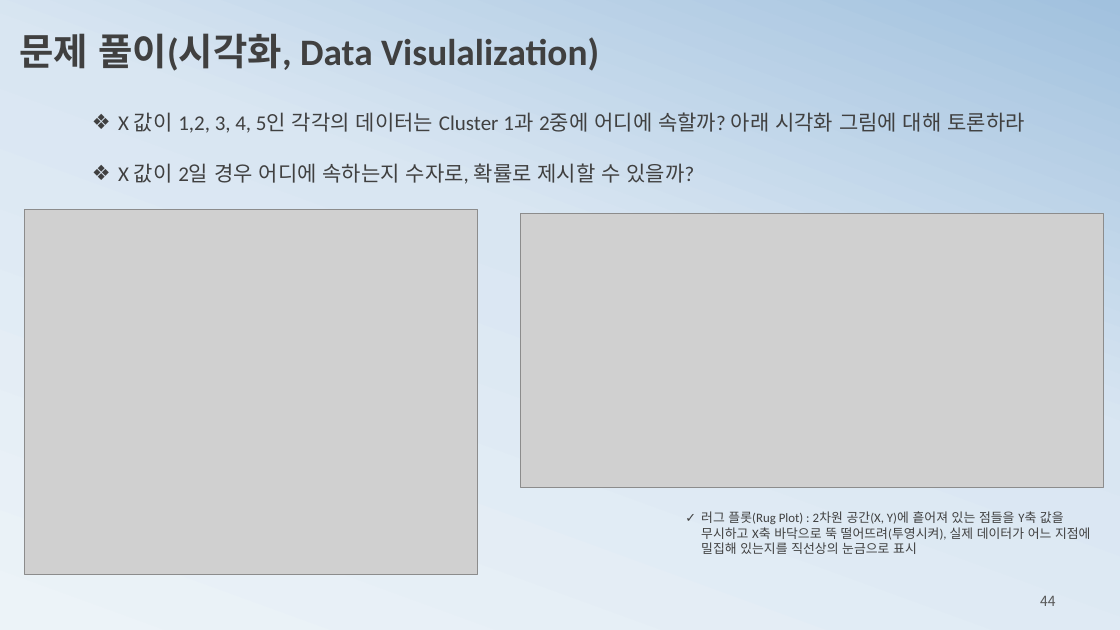
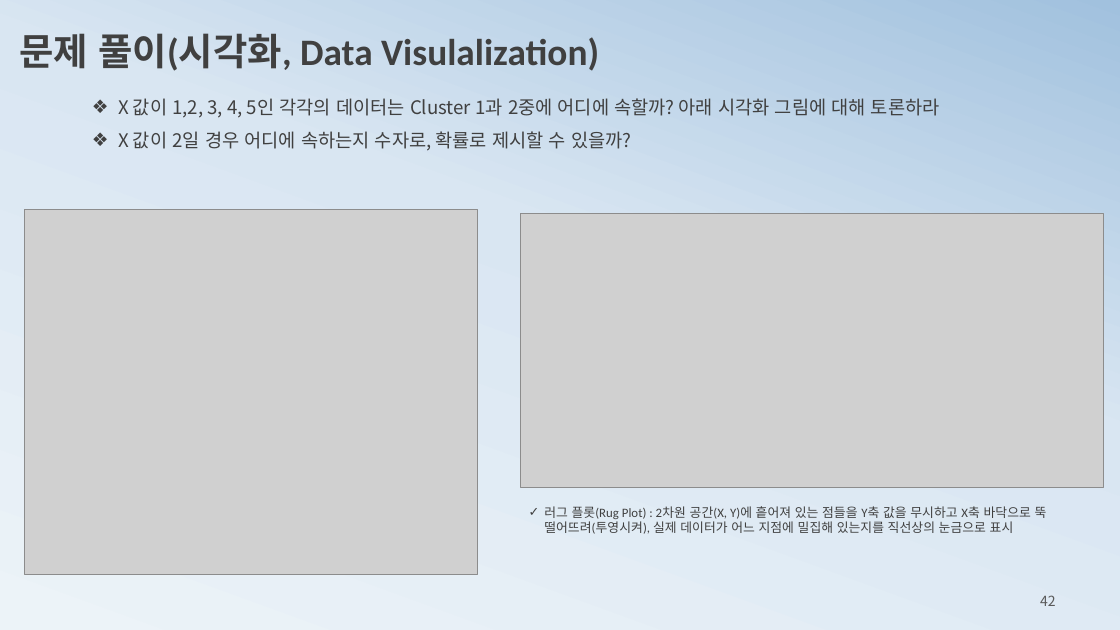
Before and after one commit to ancestor9/mathematics-for-machine-learning, a slide deck: slide 42 of 1_statistics for machine learning.pptx (slide 44 before the commit). Drawn at 1120x630 pixels with LibreOffice and Linux fonts; fonts in the diff are those of the drawing; grey boxes stand for pictures. Boxes give left, top, right and bottom in pixels: in the first picture for what was removed or moved away, otherwise in the second. Text is boxed around its words. In the diff, an @@ line names an element or a change of style, - is before the commit and + after.

```diff
--- a/1_statistics for machine learning.pptx
+++ b/1_statistics for machine learning.pptx
@@ text "X 값이 1,2, 3, 4, ..." at [118,98,940,151]: size 18 to 16 pt, font Calibri to Noto Sans CJK KR; line spacing 2 to 1.5 @@
@@ text "러그 플롯(Rug Plot) : 2차원 ..." rewrapped from [701,511,1090,554] to [544,506,1047,534] @@
@@ page number at [1040,595,1056,606]: text changed @@
-44
+42
```
Also in this commit, not shown: 18 other slides changed, 5 slides added, 2 slides removed.
